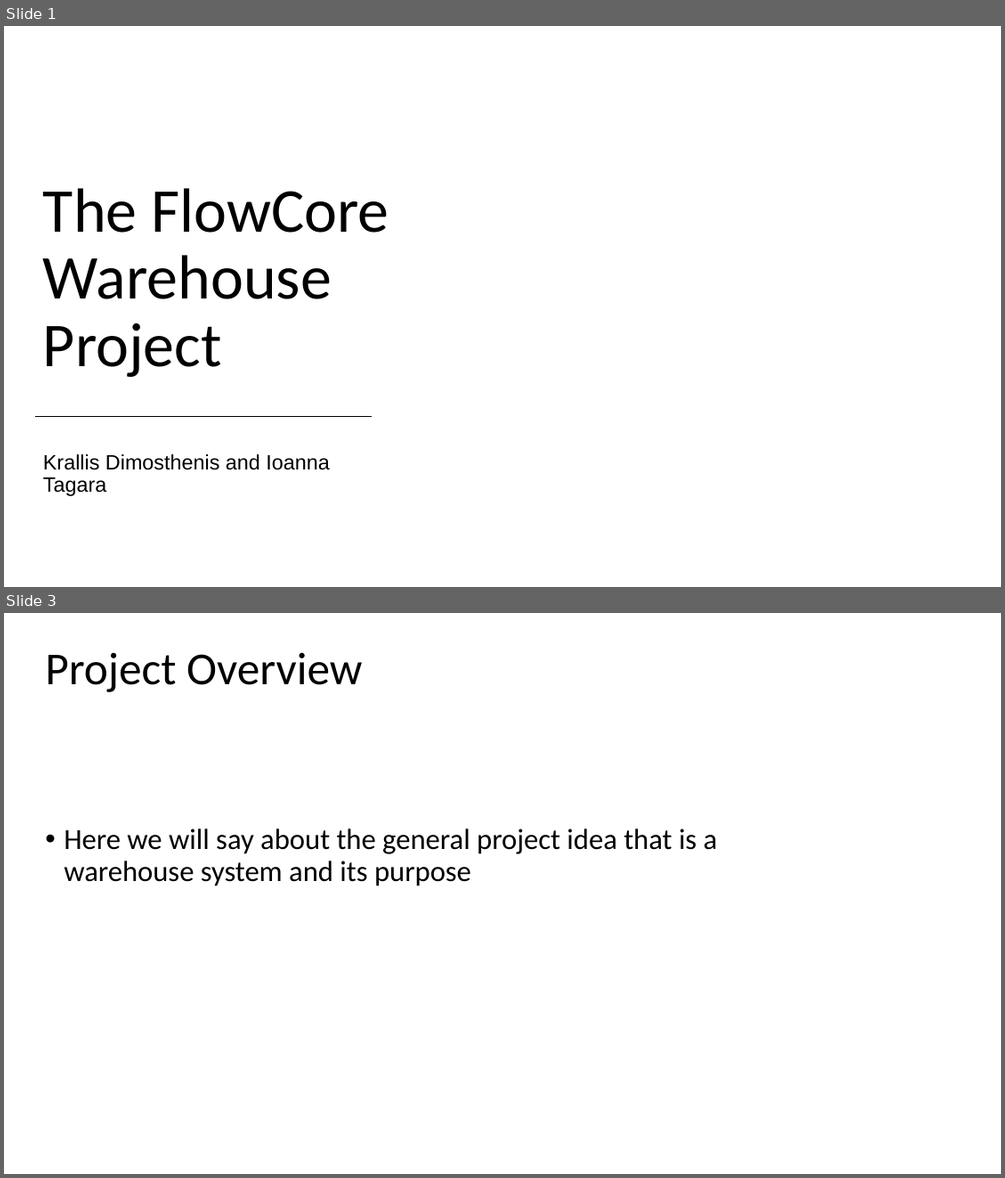
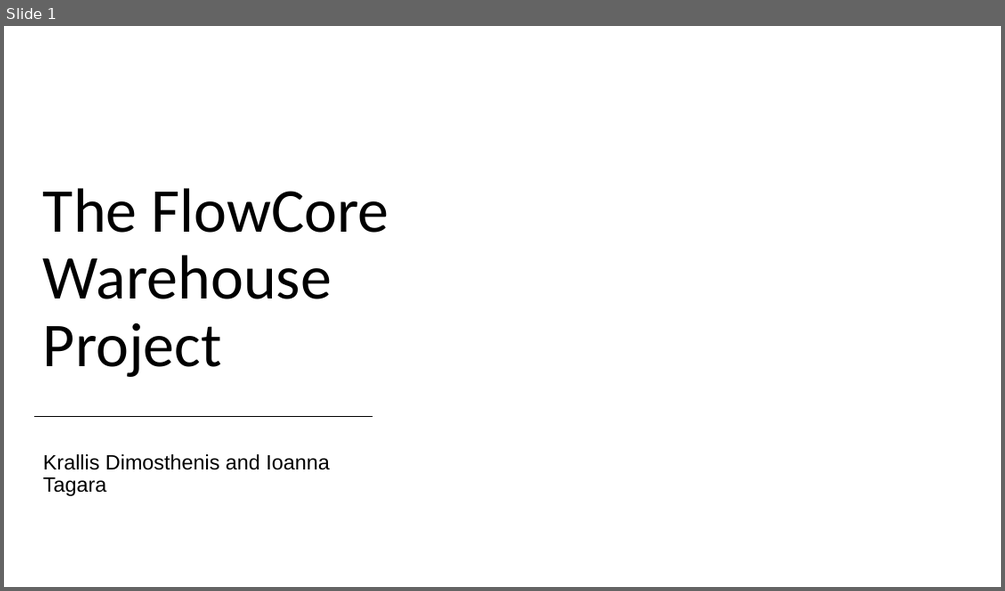
Before and after one commit to wallmenis/exercise, a slide deck: presentation/Presentation.pptx. Shown one above the other, each under a label of ours: slides 1 and 3 before the commit, slide 1 after it; the slides between them are not shown. The pictures are 1005x1178 and 1005x591 pixels, drawn with LibreOffice and Linux fonts; fonts in the diff are those of the drawing; background and template pictures are left out. Boxes give left, top, right and bottom in pixels: in the first picture for what was removed or moved away, otherwise in the second. Text is boxed around its words. In the diff, an @@ line names an element or a change of style, - is before the commit and + after.

```diff
--- a/presentation/Presentation.pptx
+++ b/presentation/Presentation.pptx
@@ slide 3 removed at box(4, 613, 1001, 1174), background picture (left out) @@
@@ title removed at box(45, 652, 362, 692) @@
-Project Overview
@@ subtitle removed at box(64, 828, 718, 886) @@
-• Here we will say about the general project idea that is a warehouse system and its purpose
```
Also in this commit, not shown: 6 other slides changed, 6 slides added, 5 other slides removed, 3 other files.
